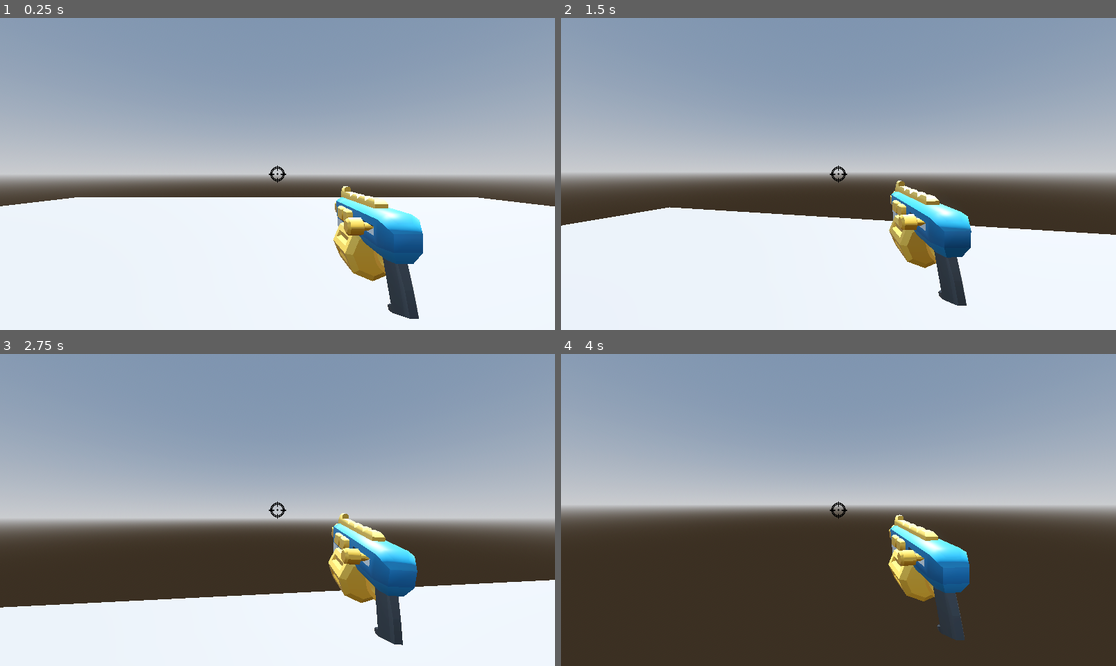
Above: before the commit, frames 1-4 (two rows, left to right).
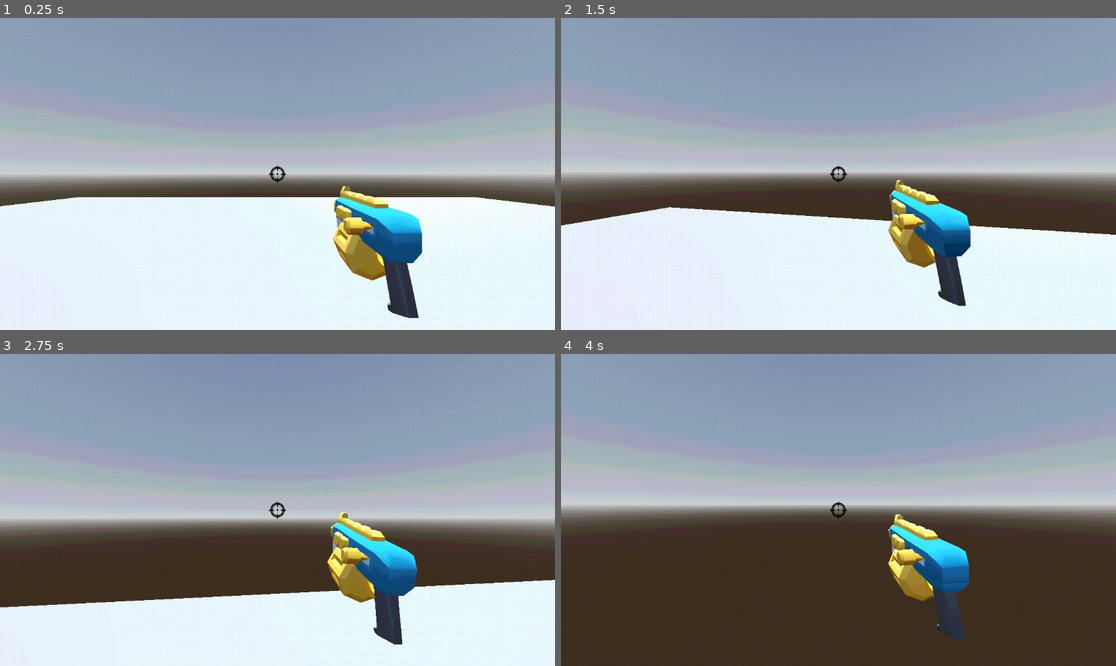
Above: after the commit, the same moments.

Repository: dalton-f/bloodsport
Game: Godot game, scene res://Entities/World/World.tscn
Same seed, same stepped clock (60 frames per second), same inputs: the game is played once before the commit and once after it.
Inputs (mouse positions are in pixels of both pictures, inside the frame that each line leads up to):
- Up to frame 1 (0.25 s): no input
- Up to frame 2 (1.5 s): move the mouse to (866, 174) at 0.52 s; press the mouse at (866, 174) at 0.53 s; hold W (up) from 0.53 s (still down); tap Space (jump) at 0.77 s; move the mouse to (810, 174) at 1.27 s; release the mouse at (810, 174) at 1.28 s; tap Shift (sprint) at 1.35 s
- Up to frame 3 (2.75 s): keep holding W (up); tap Space (jump) at 1.52 s; move the mouse to (288, 503) at 2.02 s; press the mouse at (288, 503) at 2.03 s
- Up to frame 4 (4 s): keep holding W (up); move the mouse to (832, 516) at 2.77 s; release the mouse at (832, 516) at 2.78 s; tap Shift (sprint) at 2.85 s; tap Space (jump) at 3.02, 3.77 s; move the mouse to (877, 513) at 3.52 s; press the mouse at (877, 513) at 3.53 s

The runs differ from the first frame. In frame 1, 1.5% of the frame differs, in the area x 0-100%, y 47-97%; in frame 2, 1.3%; in frame 3, 1.5%, in the area x 0-100%, y 47-94%; in frame 4, 1.2%.

Commit message:
Add PSX shader post processing

Diff:
--- /dev/null
+++ b/Assets/Shaders/psx.gdshader
@@ -0,0 +1,50 @@
+shader_type spatial;
+render_mode blend_mix,
+	cull_disabled,
+	depth_prepass_alpha,
+	shadows_disabled,
+	specular_disabled,
+	vertex_lighting;
+
+uniform bool affine_mapping = false;
+uniform sampler2D albedo : source_color, filter_nearest;
+uniform float alpha_scissor : hint_range(0, 1) = 0.7;
+uniform float jitter: hint_range(0, 1) = 0.25;
+uniform ivec2 resolution = ivec2(320, 240);
+
+vec4 snap_to_position(vec4 base_position)
+{
+	vec4 snapped_position = base_position;
+	snapped_position.xyz = base_position.xyz / base_position.w;
+
+	vec2 snap_resulotion = floor(vec2(resolution) * (1.0 - jitter));
+	snapped_position.x = floor(snap_resulotion.x * snapped_position.x) / snap_resulotion.x;
+	snapped_position.y = floor(snap_resulotion.y * snapped_position.y) / snap_resulotion.y;
+
+	snapped_position.xyz *= base_position.w;
+	return snapped_position;
+}
+
+void vertex()
+{
+	vec4 snapped_position = snap_to_position(PROJECTION_MATRIX * MODELVIEW_MATRIX * vec4(VERTEX, 1.0));
+	if (affine_mapping)
+	{
+		POSITION = snapped_position;
+		POSITION /= abs(POSITION.w);
+	}
+	else
+	{
+		POSITION = snapped_position;
+	}
+}
+
+void fragment()
+{
+	vec4 color_base = COLOR;
+	vec4 texture_color = texture(albedo, UV);
+
+	ALBEDO = (color_base * texture_color).rgb;
+	ALPHA = texture_color.a * color_base.a;
+	ALPHA_SCISSOR_THRESHOLD = alpha_scissor;
+}
--- a/Entities/Singletons/AudioManager.gd
+++ b/Entities/Singletons/AudioManager.gd
@@ -1,15 +1,12 @@
 extends Node
 
-# Music and SFX AudioStreamPlayers
 var music_player: AudioStreamPlayer
 var sfx_player: AudioStreamPlayer
 
-# Volume controls
 var music_volume: float = 0.6
 var sfx_volume: float = 0.6
 
 func _ready():
-	# Create audio players dynamically
 	music_player = AudioStreamPlayer.new()
 	add_child(music_player)
 	music_player.bus = "Music"
@@ -18,14 +15,12 @@
 	add_child(sfx_player)
 	sfx_player.bus = "SFX"
 
-# Play music
 func play_music(track: AudioStream, loop: bool=true):
 	music_player.stream = track
 	music_player.loop = loop
 	music_player.volume_db = linear_to_db(music_volume)
 	music_player.play()
 
-# Play sound effect
 func play_sfx(effect: AudioStream):
 	sfx_player.stream = effect
 	sfx_player.volume_db = linear_to_db(sfx_volume)
--- a/Entities/Weapons/WeaponTypes/Pistol/Pistol.tscn
+++ b/Entities/Weapons/WeaponTypes/Pistol/Pistol.tscn
@@ -1,8 +1,28 @@
-[gd_scene load_steps=4 format=3 uid="uid://wsevk4hddh2a"]
+[gd_scene load_steps=8 format=3 uid="uid://wsevk4hddh2a"]
 
 [ext_resource type="PackedScene" uid="uid://covvcvwrrscns" path="res://Entities/Weapons/WeaponTypes/Pistol/Pistol.gltf" id="1_y36us"]
 [ext_resource type="Script" uid="uid://de8gs3hyajrhk" path="res://Entities/Weapons/RecoilHandler/RecoilHandler.gd" id="2_purpd"]
 [ext_resource type="Curve" uid="uid://cr7cusceupwm0" path="res://Entities/Weapons/RecoilHandler/recoil_curve.tres" id="3_j06v3"]
+[ext_resource type="Shader" uid="uid://cgyxbn7sujqqb" path="res://Assets/Shaders/psx.gdshader" id="4_vf6cp"]
+[ext_resource type="Texture2D" uid="uid://dhiwp1m0b60wc" path="res://Entities/Weapons/WeaponTypes/Pistol/prototypebits_texture.png" id="5_yv650"]
+
+[sub_resource type="ShaderMaterial" id="ShaderMaterial_xavaq"]
+render_priority = 0
+shader = ExtResource("4_vf6cp")
+shader_parameter/affine_mapping = false
+shader_parameter/albedo = ExtResource("5_yv650")
+shader_parameter/alpha_scissor = 0.5
+shader_parameter/jitter = 0.25
+shader_parameter/resolution = Vector2i(320, 240)
+
+[sub_resource type="ShaderMaterial" id="ShaderMaterial_vf6cp"]
+render_priority = 0
+shader = ExtResource("4_vf6cp")
+shader_parameter/affine_mapping = false
+shader_parameter/albedo = ExtResource("5_yv650")
+shader_parameter/alpha_scissor = 0.5
+shader_parameter/jitter = 0.25
+shader_parameter/resolution = Vector2i(320, 240)
 
 [node name="Pistol" node_paths=PackedStringArray("target_object") instance=ExtResource("1_y36us")]
 transform = Transform3D(-1, 0, -8.742278e-08, 0, 1, 0, 8.742278e-08, 0, -1, 0, 0, 0)
@@ -13,3 +33,9 @@
 recoil_position_z = ExtResource("3_j06v3")
 recoil_amplitude = Vector3(0.75, 0.4, 0.15)
 lerp_speed = 5.0
+
+[node name="Gun_Pistol" parent="." index="0"]
+material_override = SubResource("ShaderMaterial_xavaq")
+
+[node name="Gun_Pistol_Magazine" parent="Gun_Pistol" index="0"]
+material_override = SubResource("ShaderMaterial_vf6cp")
--- /dev/null
+++ b/Entities/World/World.gdshader
@@ -0,0 +1,72 @@
+shader_type canvas_item;
+
+render_mode unshaded;
+
+#define MAXCOLORS 16
+
+uniform bool enabled = true;
+uniform bool dithering = true;
+uniform int colors : hint_range(1, MAXCOLORS) = 12;
+uniform int dither_size: hint_range(1, 8) = 1;
+
+float dithering_pattern(ivec2 fragcoord) {
+	const float pattern[] = {
+		0.00, 0.50, 0.10, 0.65,
+		0.75, 0.25, 0.90, 0.35,
+		0.20, 0.70, 0.05, 0.50,
+		0.95, 0.40, 0.80, 0.30
+	};
+
+	int x = fragcoord.x % 4;
+	int y = fragcoord.y % 4;
+
+	return pattern[y * 4 + x];
+}
+
+float reduce_color(float raw, float dither, int depth) {
+	float div = 1.0 / float(depth);
+	float val = 0.0;
+	int i = 0;
+
+	while (i <= MAXCOLORS)
+	{
+		if (raw > div * (float(i + 1))) {
+			i = i + 1;
+			continue;
+		}
+
+		if (raw * float(depth) - float(i) <= dither * 0.999)
+		{
+			val = div * float(i);
+		}
+		else
+		{
+			val = div * float(i + 1);
+		}
+		return val;
+
+		i = i+1;
+	}
+
+	return val;
+}
+
+void fragment() {
+	vec4 raw = texture(TEXTURE, SCREEN_UV);
+	ivec2 uv = ivec2(FRAGCOORD.xy / float(dither_size));
+
+	if (enabled == true){
+		float dithering_value = 1.0;
+		if (dithering)
+		{
+			dithering_value = dithering_pattern(uv);
+		}
+
+		COLOR.r = reduce_color(raw.r, (dithering_value - 0.5) * dithering_value + 0.5, colors - 1);
+		COLOR.g = reduce_color(raw.g, (dithering_value - 0.5) * dithering_value + 0.5, colors - 1);
+		COLOR.b = reduce_color(raw.b, (dithering_value - 0.5) * dithering_value + 0.5, colors - 1);
+
+	} else {
+		COLOR.rgb = raw.rgb;
+	}
+}
--- a/Entities/World/World.tscn
+++ b/Entities/World/World.tscn
@@ -1,7 +1,15 @@
-[gd_scene load_steps=10 format=3 uid="uid://jyw067d6b7a1"]
+[gd_scene load_steps=12 format=3 uid="uid://jyw067d6b7a1"]
 
 [ext_resource type="PackedScene" uid="uid://bqu265gwb7udo" path="res://Entities/Components/HealthComponent/HealthComponent.tscn" id="1_1j0jg"]
 [ext_resource type="PackedScene" uid="uid://cyfhijj5hleol" path="res://Entities/Player/Player.tscn" id="1_8rr0o"]
+[ext_resource type="Shader" uid="uid://dfwsqetosfke7" path="res://Entities/World/World.gdshader" id="1_n0y24"]
+
+[sub_resource type="ShaderMaterial" id="ShaderMaterial_n7sqv"]
+shader = ExtResource("1_n0y24")
+shader_parameter/enabled = true
+shader_parameter/dithering = true
+shader_parameter/colors = 12
+shader_parameter/dither_size = 1
 
 [sub_resource type="ProceduralSkyMaterial" id="ProceduralSkyMaterial_5iorc"]
 sky_horizon_color = Color(0.66224277, 0.6717428, 0.6867428, 1)
@@ -26,38 +34,54 @@
 [sub_resource type="ConcavePolygonShape3D" id="ConcavePolygonShape3D_n7sqv"]
 data = PackedVector3Array(-0.5, 0.5, 0.5, 0.5, 0.5, 0.5, -0.5, -0.5, 0.5, 0.5, 0.5, 0.5, 0.5, -0.5, 0.5, -0.5, -0.5, 0. …(500 unchanged characters)…
 
-[node name="World" type="Node3D"]
+[node name="SubViewportContainer" type="SubViewportContainer"]
+material = SubResource("ShaderMaterial_n7sqv")
+anchors_preset = 15
+anchor_right = 1.0
+anchor_bottom = 1.0
+grow_horizontal = 2
+grow_vertical = 2
+size_flags_horizontal = 4
+size_flags_vertical = 4
+stretch = true
 
-[node name="WorldEnvironment" type="WorldEnvironment" parent="."]
+[node name="SubViewport" type="SubViewport" parent="."]
+handle_input_locally = false
+size = Vector2i(1152, 648)
+render_target_update_mode = 4
+
+[node name="World" type="Node3D" parent="SubViewport"]
+
+[node name="WorldEnvironment" type="WorldEnvironment" parent="SubViewport/World"]
 environment = SubResource("Environment_1j0jg")
 
-[node name="DirectionalLight3D" type="DirectionalLight3D" parent="."]
+[node name="DirectionalLight3D" type="DirectionalLight3D" parent="SubViewport/World"]
 transform = Transform3D(-0.8660254, -0.43301278, 0.25, 0, 0.49999997, 0.86602545, -0.50000006, 0.75, -0.43301266, 0, 0, 0)
 shadow_enabled = true
 
-[node name="Environment" type="Node3D" parent="."]
+[node name="Environment" type="Node3D" parent="SubViewport/World"]
 
-[node name="Ground" type="StaticBody3D" parent="Environment"]
+[node name="Ground" type="StaticBody3D" parent="SubViewport/World/Environment"]
 transform = Transform3D(1, 0, 0, 0, 1, 0, 0, 0, 1, 0, -1.2449131, 0)
 
-[node name="MeshInstance3D" type="MeshInstance3D" parent="Environment/Ground"]
+[node name="MeshInstance3D" type="MeshInstance3D" parent="SubViewport/World/Environment/Ground"]
 transform = Transform3D(15, 0, 0, 0, 15, 0, 0, 0, 15, 0, 0, 0)
 mesh = SubResource("PlaneMesh_5iorc")
 
-[node name="CollisionShape3D" type="CollisionShape3D" parent="Environment/Ground"]
+[node name="CollisionShape3D" type="CollisionShape3D" parent="SubViewport/World/Environment/Ground"]
 transform = Transform3D(15, 0, 0, 0, 15, 0, 0, 0, 15, 0, 0, 0)
 shape = SubResource("ConcavePolygonShape3D_1j0jg")
 
-[node name="StaticBody3D" type="StaticBody3D" parent="Environment"]
+[node name="StaticBody3D" type="StaticBody3D" parent="SubViewport/World/Environment"]
 
-[node name="MeshInstance3D" type="MeshInstance3D" parent="Environment/StaticBody3D"]
+[node name="MeshInstance3D" type="MeshInstance3D" parent="SubViewport/World/Environment/StaticBody3D"]
 transform = Transform3D(4, 0, 0, 0, 4, 0, 0, 0, 4, -7.1296883, 1.0965743, 2)
 mesh = SubResource("BoxMesh_n0y24")
 
-[node name="CollisionShape3D" type="CollisionShape3D" parent="Environment/StaticBody3D"]
+[node name="CollisionShape3D" type="CollisionShape3D" parent="SubViewport/World/Environment/StaticBody3D"]
 transform = Transform3D(4, 0, 0, 0, 4, 0, 0, 0, 4, -7.1296883, 1.0965743, 2)
 shape = SubResource("ConcavePolygonShape3D_n7sqv")
 
-[node name="HealthComponent" parent="Environment/StaticBody3D" instance=ExtResource("1_1j0jg")]
+[node name="HealthComponent" parent="SubViewport/World/Environment/StaticBody3D" instance=ExtResource("1_1j0jg")]
 
-[node name="Player" parent="." instance=ExtResource("1_8rr0o")]
+[node name="Player" parent="SubViewport/World" instance=ExtResource("1_8rr0o")]
Not shown, added: Assets/Shaders/psx.gdshader.uid
Not shown, added: Entities/World/World.gdshader.uid
